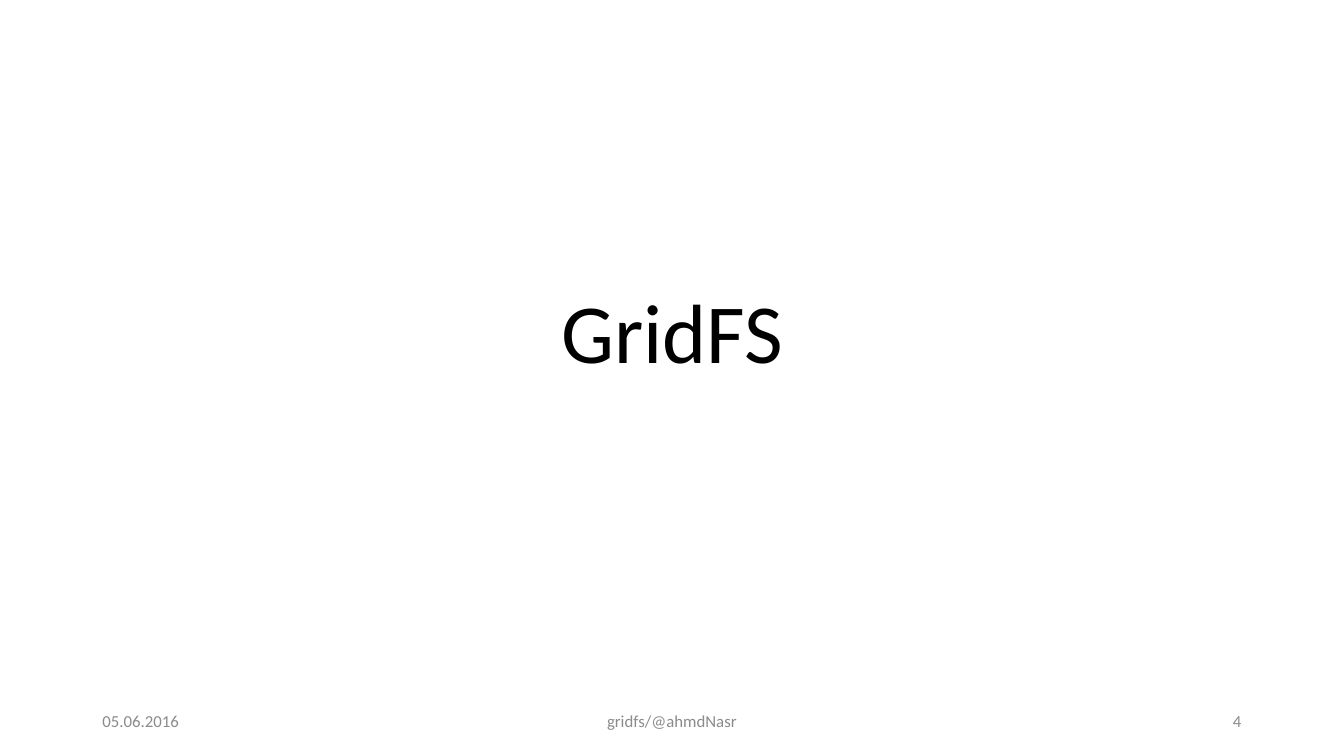
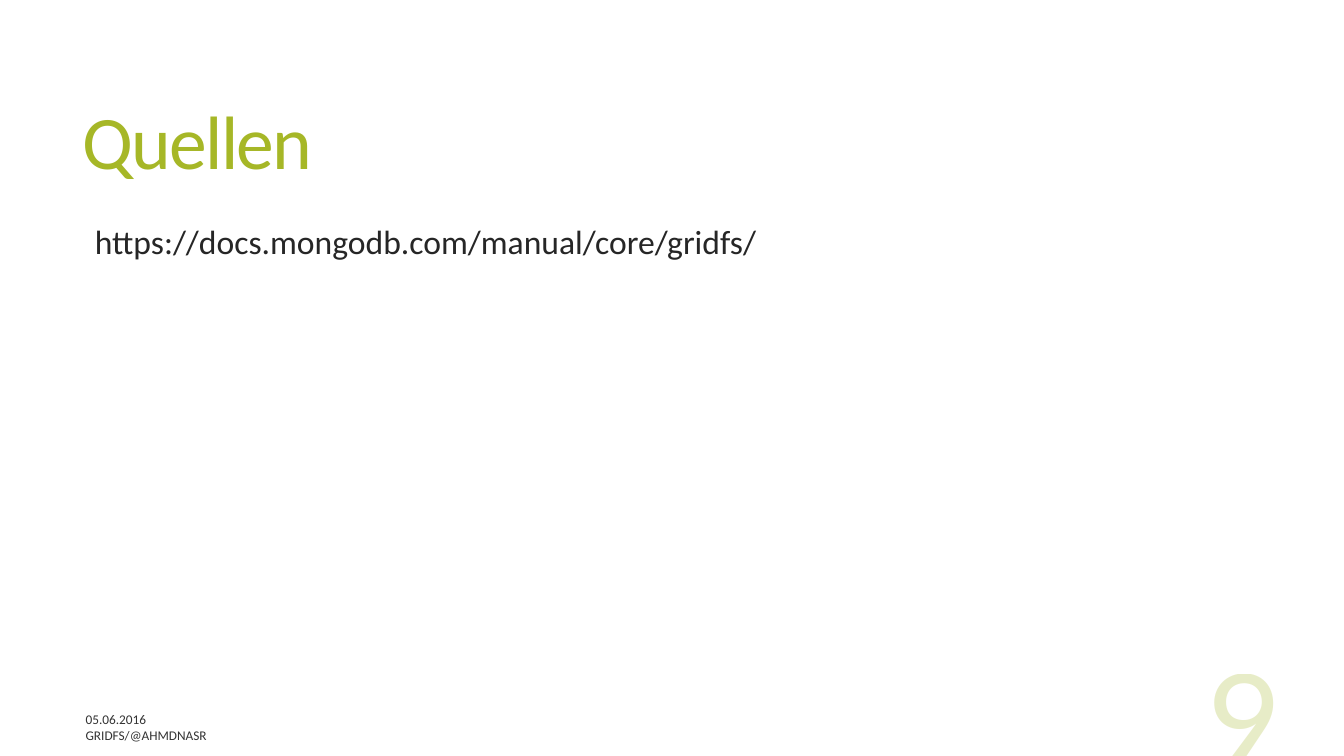
Before and after one commit to ahmdNasr/gridfs_presentation, a slide deck: slide 9 of GridFS.pptx (slide 4 before the commit). Drawn at 1344x756 pixels with LibreOffice and Linux fonts; fonts in the diff are those of the drawing. Boxes give left, top, right and bottom in pixels: in the first picture for what was removed or moved away, otherwise in the second. Text is boxed around its words. In the diff, an @@ line names an element or a change of style, - is before the commit and + after.

```diff
--- a/GridFS.pptx
+++ b/GridFS.pptx
@@ title added at [83,116,313,179], 54 pt, text #A6B727 @@
+Quellen
@@ text added at [95,230,756,260], 24 pt, text #262626 @@
+  https://docs.mongodb.com/manual/core/gridfs/
@@ title removed at [561,304,782,364] @@
-GridFS
@@ page number added at [966,648,1289,756], 103 pt, text #A6B727 at 25% opacity @@
+9
@@ text "05.06.2016": place and size @@
-text "05.06.2016" at [102,716,178,727]
+text "05.06.2016" at [86,715,146,724]
@@ text "05.06.2016" at [86,715,146,724]: size 12 to 9.5 pt, text colour #8C8C8C to #000000 at 80% opacity @@
@@ page number removed at [1233,716,1241,727] @@
-4
@@ text at [86,731,207,742]: text changed; size 12 to 9.5 pt; text colour #8C8C8C to #000000 at 80% opacity @@
-gridfs/@ahmdNasr
+GRIDFS/@AHMDNASR
```
Also in this commit, not shown: 6 other slides changed, 2 slides added, 22 slides removed.
